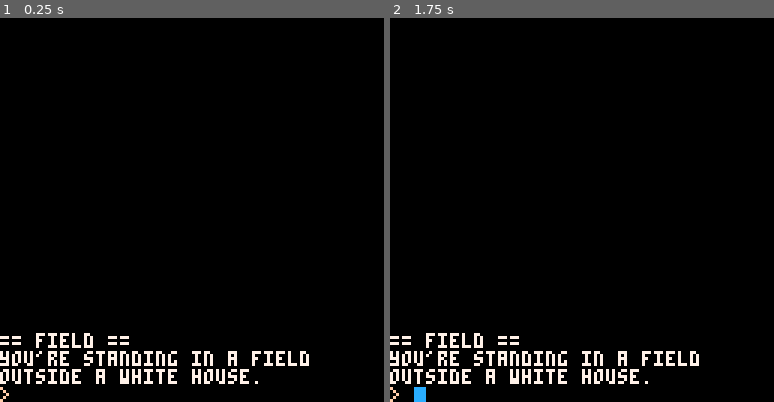
Above: before the commit, frames 1-2 (left to right).
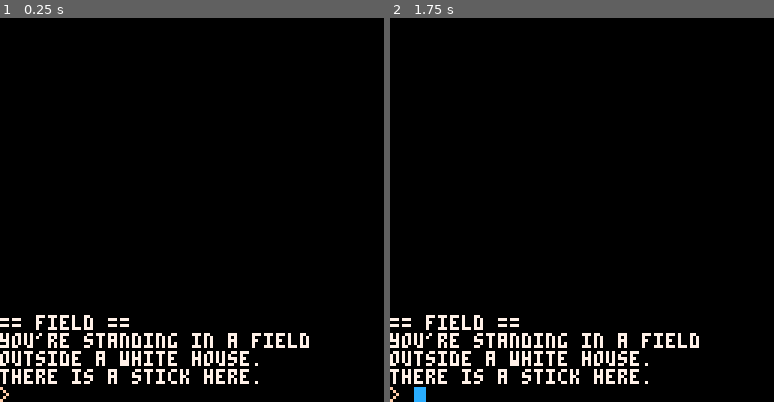
Above: after the commit, the same moments.

Repository: m-r-hunt/Pico-8-Carts
Game: PICO-8 cartridge textadventure.p8
Two runs of this game, one before a commit and one after it. Both use one fixed random seed, a clock stepped at 60 frames per second and the inputs below.
Inputs:
- Up to frame 1 (0.25 s): no input
- Up to frame 2 (1.75 s): hold Right from 1.6 s (still down)

The runs differ from the first frame. In frame 1, 3.7% of the frame differs, in the area x 0-81%, y 77-96%; in frame 2, 3.7%.

Commit message:
Add first item.

Diff:
--- a/textadventure.p8
+++ b/textadventure.p8
@@ -170,6 +170,9 @@
 function show_room_description()
  add_to_history("== "..current_room.." ==")
  add_to_history(descriptions[current_room])
+ for i in all(items_at_locations[current_room]) do
+  add_to_history("there is a "..i.." here.")
+ end
 end
 
 function menu(tokens)
@@ -236,8 +239,13 @@
  return exits[current_room][t]~=nil
 end
 
+function match_local_item(t)
+ return item_locations[t]==current_room or item_locations[t]=="inventory"
+end
+
 token_matchers={
 	direction=match_direction,
+	local_item=match_local_item
 }
 
 --command functions
@@ -251,9 +259,14 @@
  show_room_description()
 end
 
+function examine(tokens)
+ add_to_history(descriptions[tokens[2]])
+end
+
 commands={
 	look={look},
 	go={"$direction",go},
+	examine={"$local_item",examine},
 }
 
 aliases={
@@ -273,9 +286,17 @@
 exits={
 }
 
+item_locations={
+}
+
+items_at_locations={
+ inventory={}
+}
+
 function room(t)
  descriptions[t.name]=t.description
  exits[t.name]=t.exits
+ items_at_locations[t.name]={}
 end
 
 room{
@@ -289,3 +310,15 @@
  description="shafts of light shine through the leaves.",
  exits={south="field"},
 }
+
+function item(t)
+ descriptions[t.name]=t.description
+ add(items_at_locations[t.start_location],t.name)
+ item_locations[t.name]=t.start_location
+end
+
+item{
+ name="stick",
+ start_location="field",
+ description="it's sticky."
+}
